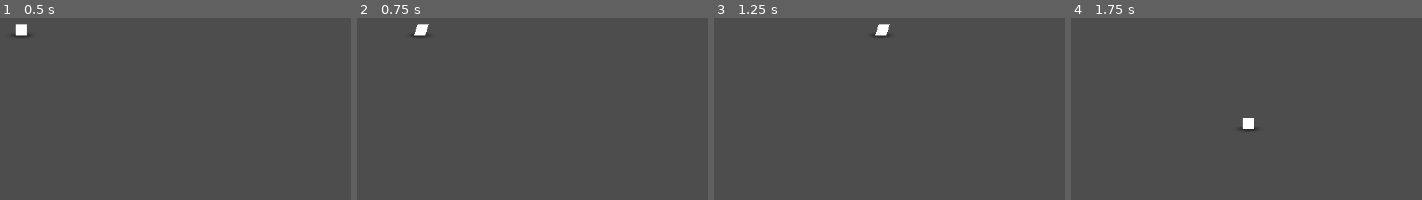
Above: before the commit, frames 1-4 (left to right).
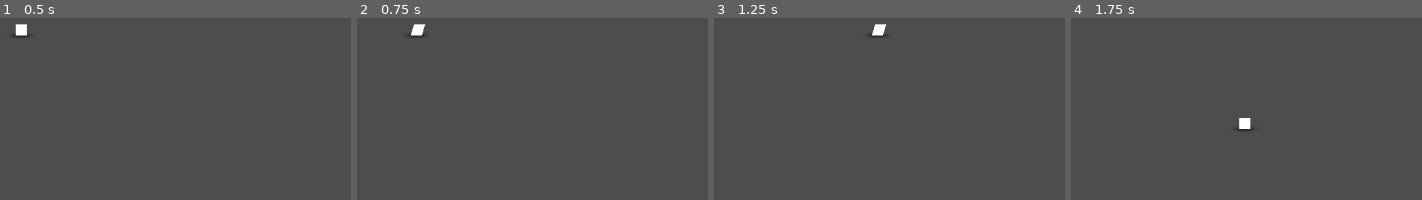
Above: after the commit, the same moments.

Repository: lostintransit0/BossRush
Game: Godot game, scene res://Main.tscn
Two runs of this game, one before a commit and one after it. Both use one fixed random seed, a clock stepped at 60 frames per second and the inputs below.
Inputs:
- Up to frame 1 (0.5 s): no input
- Up to frame 2 (0.75 s): tap Enter at 0.5 s; hold Right (right) from 0.53 s (still down)
- Up to frame 3 (1.25 s): keep holding Right (right)
- Up to frame 4 (1.75 s): tap Space at 1.25 s; release Right (right) at 1.28 s; hold Down (down) from 1.28 s (still down)

Frame 1 is identical in both runs. In frame 2, 0.1% of the frame differs, in the area x 15-21%, y 3-10%; in frame 3, 0.1%, in the area x 45-51%, y 3-10%; in frame 4, 0.1%.

Commit message:
player now uses state machine

Diff:
--- a/Main.tscn
+++ b/Main.tscn
@@ -1,8 +1,10 @@
 [gd_scene format=3 uid="uid://csnl8u3cx5ayb"]
 
-[ext_resource type="Script" uid="uid://cgvoqct4ank4j" path="res://polygonController.gd" id="1_glv2v"]
-[ext_resource type="Script" uid="uid://bvgrebm3hh7mq" path="res://player.gd" id="1_uu6xs"]
+[ext_resource type="Script" uid="uid://br3krqp4pmbp3" path="res://scripts/player.gd" id="1_r0du0"]
 [ext_resource type="Texture2D" uid="uid://bcdkuixwvr438" path="res://glow.png" id="2_r0du0"]
+[ext_resource type="Script" uid="uid://ccbyhvjelbjmh" path="res://scripts/polygonController.gd" id="3_cm0pq"]
+[ext_resource type="Script" uid="uid://hgc5vhcjn1wl" path="res://scripts/States/Player/Idle.gd" id="4_cm0pq"]
+[ext_resource type="Script" uid="uid://wpy3cw3omggd" path="res://scripts/States/Player/Moving.gd" id="5_fos0i"]
 
 [sub_resource type="CapsuleShape2D" id="CapsuleShape2D_rxg2q"]
 radius = 2.0
@@ -10,9 +12,10 @@
 
 [node name="Node2D" type="Node2D" unique_id=951266377]
 
-[node name="Player" type="CharacterBody2D" parent="." unique_id=1423419966]
+[node name="Player" type="CharacterBody2D" parent="." unique_id=1423419966 node_paths=PackedStringArray("current_state")]
 position = Vector2(368, 272)
-script = ExtResource("1_uu6xs")
+script = ExtResource("1_r0du0")
+current_state = NodePath("States/IDLE")
 
 [node name="CollisionShape2D" type="CollisionShape2D" parent="Player" unique_id=1619485809]
 rotation = 1.5707964
@@ -20,12 +23,27 @@
 
 [node name="Glow" type="Sprite2D" parent="Player" unique_id=1526500747]
 modulate = Color(0, 0, 0, 0.4392157)
+z_index = -999
 scale = Vector2(0.74999976, 0.1875)
 texture = ExtResource("2_r0du0")
 
 [node name="Polygon2D" type="Polygon2D" parent="Player" unique_id=1253151517]
 polygon = PackedVector2Array(-8, 0, -8, -16, 8, -16, 8, 0)
 uv = PackedVector2Array(-195, 17, -197, -34, -151, -33, -161, 21)
-script = ExtResource("1_glv2v")
-tilt_strength = 0.3
-response_speed = 16.0
+script = ExtResource("3_cm0pq")
+
+[node name="Line2D" type="Line2D" parent="Player" unique_id=79234618]
+position = Vector2(0, -8)
+points = PackedVector2Array(0, 0, 0, 2.35)
+
+[node name="RayCast2D" type="RayCast2D" parent="Player" unique_id=633949056]
+position = Vector2(0, -8)
+target_position = Vector2(56, 40)
+
+[node name="States" type="Node" parent="Player" unique_id=215357590]
+
+[node name="IDLE" type="Node" parent="Player/States" unique_id=659471965]
+script = ExtResource("4_cm0pq")
+
+[node name="MOVING" type="Node" parent="Player/States" unique_id=473766283]
+script = ExtResource("5_fos0i")
--- a/player.gd
+++ /dev/null
@@ -1,12 +0,0 @@
-extends CharacterBody2D
-class_name Player
-
-@export var speed: float = 300.0
-
-func _physics_process(_delta: float) -> void:
-	var inputVector = Input.get_vector("left", "right", "up", "down").normalized()
-
-	var targetVelocity = inputVector * speed
-
-	velocity = targetVelocity
-	move_and_slide()
--- /dev/null
+++ b/scripts/States/Player/Idle.gd
@@ -0,0 +1,10 @@
+extends State
+
+@onready var moving: State = $"../MOVING"
+
+func Update(player: Player, _delta: float):
+	player.ray_cast.target_position = player.last_direction * player.slash_distance
+
+	if not player.inputVector == Vector2.ZERO:
+		player.changeState(moving)
+		return
--- /dev/null
+++ b/scripts/States/Player/Moving.gd
@@ -0,0 +1,17 @@
+extends State
+
+@onready var idle: State = $"../IDLE"
+
+func Update(player: Player, _delta: float):
+	if player.inputVector == Vector2.ZERO:
+		player.changeState(idle)
+		return
+
+	player.ray_cast.target_position = player.inputVector * player.slash_distance
+
+	var targetVelocity = player.inputVector * player.speed
+
+	player.velocity = targetVelocity
+	player.move_and_slide()
+
+	player.last_direction = player.inputVector
--- /dev/null
+++ b/scripts/States/State.gd
@@ -0,0 +1,11 @@
+extends Node
+class_name State
+
+func Enter(_player: Player):
+	pass
+
+func Update(_player: Player, _delta: float):
+	pass
+
+func Exit(_player: Player):
+	pass
--- /dev/null
+++ b/scripts/player.gd
@@ -0,0 +1,36 @@
+extends CharacterBody2D
+class_name Player
+
+@onready var polygon_controller: polygonController = $Polygon2D
+@onready var line: Line2D = $Line2D
+@onready var ray_cast: RayCast2D = $RayCast2D
+
+@export var speed: float = 300.0
+@export var tilt_strength: float = 0.3
+@export var response_speed: float = 16.0
+
+@export var slash_distance: float = 150.0
+
+@export var current_state: State
+
+var x_strength: float = 0.0
+var inputVector: Vector2 = Vector2.ZERO
+var last_direction: Vector2 = Vector2.ZERO
+
+func _physics_process(delta: float) -> void:
+	inputVector = Input.get_vector("left", "right", "up", "down").normalized()
+
+	Render(delta)
+	current_state.Update(self, delta)
+
+func Render(delta: float):
+	# sprites
+	x_strength = lerp(x_strength, inputVector.x, response_speed * delta)
+	polygon_controller.apply_skew(x_strength * tilt_strength)
+
+	#line.set_point_position(1, ray_cast.target_position)
+
+func changeState(newState: State):
+	current_state.Exit(self)
+	current_state = newState
+	current_state.Enter(self)
--- a/polygonController.gd
+++ b/scripts/polygonController.gd
@@ -1,11 +1,7 @@
 extends Polygon2D
+class_name polygonController
 
 var base_polygon: PackedVector2Array
-
-var x_strength: float = 0.0
-
-@export var tilt_strength: float = 0.5
-@export var response_speed: float = 8.0
 
 func _ready() -> void:
 	base_polygon = polygon.duplicate()
@@ -25,11 +21,3 @@
 		p[i] = point
 
 	polygon = p
-
-
-func _process(delta: float) -> void:
-	var inputVector = Input.get_vector("left", "right", "up", "down").normalized()
-
-	x_strength = lerp(x_strength, inputVector.x, response_speed * delta)
-
-	apply_skew(x_strength * tilt_strength)
Not shown, removed: player.gd.uid
Not shown, removed: polygonController.gd.uid
Not shown, added: scripts/States/Player/Idle.gd.uid
Not shown, added: scripts/States/Player/Moving.gd.uid
Not shown, added: scripts/States/State.gd.uid
Not shown, added: scripts/player.gd.uid
Not shown, added: scripts/polygonController.gd.uid
